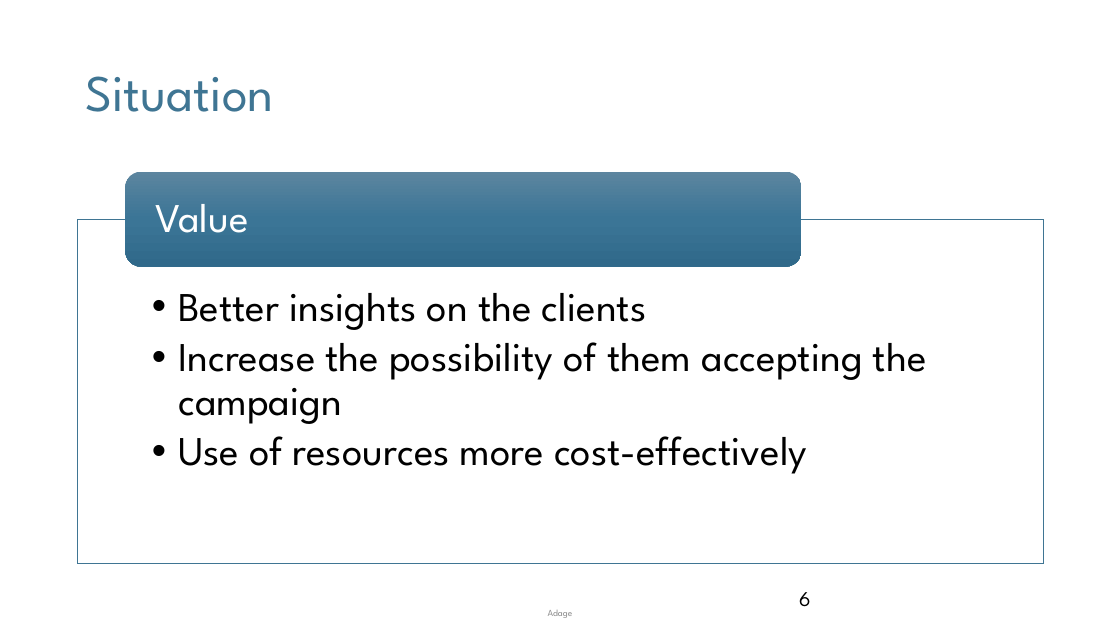
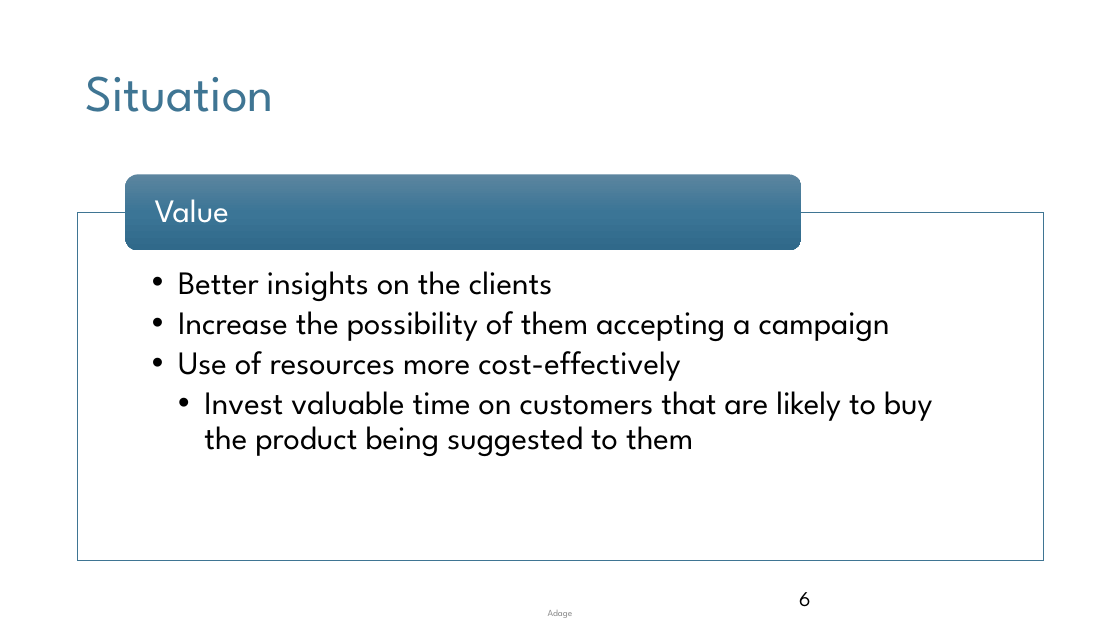
Before and after one commit to mnikolop/case1-bank, a slide deck: slide 6 of presentations/Deliverable.pptx. Drawn at 1120x630 pixels with LibreOffice and Linux fonts; fonts in the diff are those of the drawing; background and template pictures are left out. Boxes give left, top, right and bottom in pixels: in the first picture for what was removed or moved away, otherwise in the second. Text is boxed around its words. In the diff, an @@ line names an element or a change of style, - is before the commit and + after.

```diff
--- a/presentations/Deliverable.pptx
+++ b/presentations/Deliverable.pptx
@@ rounded rectangle: place and size @@
-rounded rectangle at (125, 171, 802, 266)
+rounded rectangle at (125, 175, 802, 250)
@@ text "Value" at (155, 199, 229, 223): size 35 to 28 pt; less space between paragraphs @@
@@ rectangle: place and size @@
-rectangle at (77, 219, 1044, 564)
+rectangle at (77, 213, 1044, 561)
@@ text at (178, 271, 680, 381): size 35 to 28 pt in "Better insights on the clients", "Use of resources more cost-effectively"; less space between paragraphs @@
@@ text at (178, 311, 890, 341): text changed; size 35 to 28 pt @@
-  • Increase the possibility of them accepting the campaign
+  • Increase the possibility of them accepting a campaign
@@ text at (204, 391, 932, 456): paragraph added @@
+    • Invest valuable time on customers that are likely to buy the product being suggested to them
```
Also in this commit, not shown: 8 other slides changed, 5 slides added, 1 slide removed, 3 other files.
